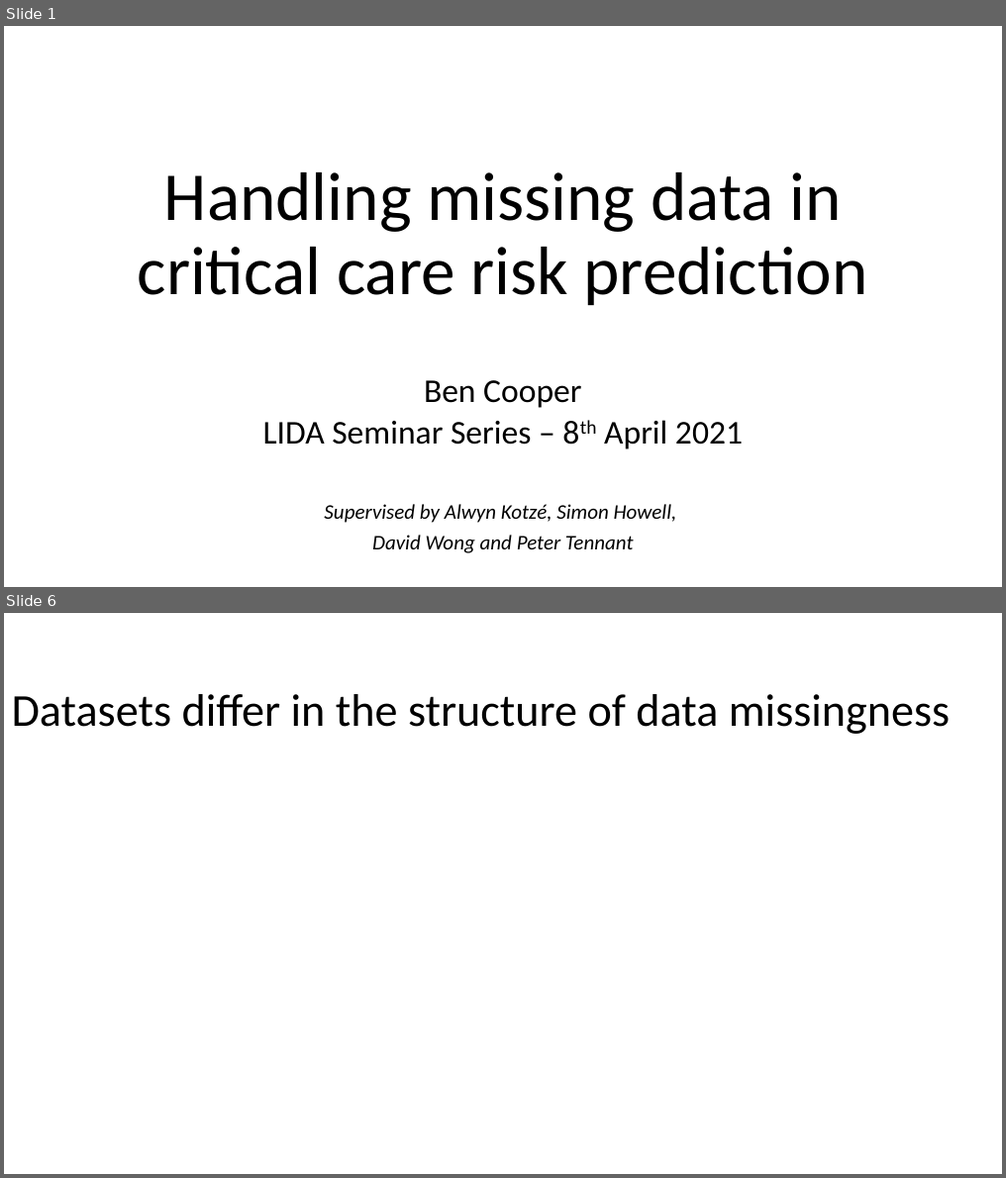
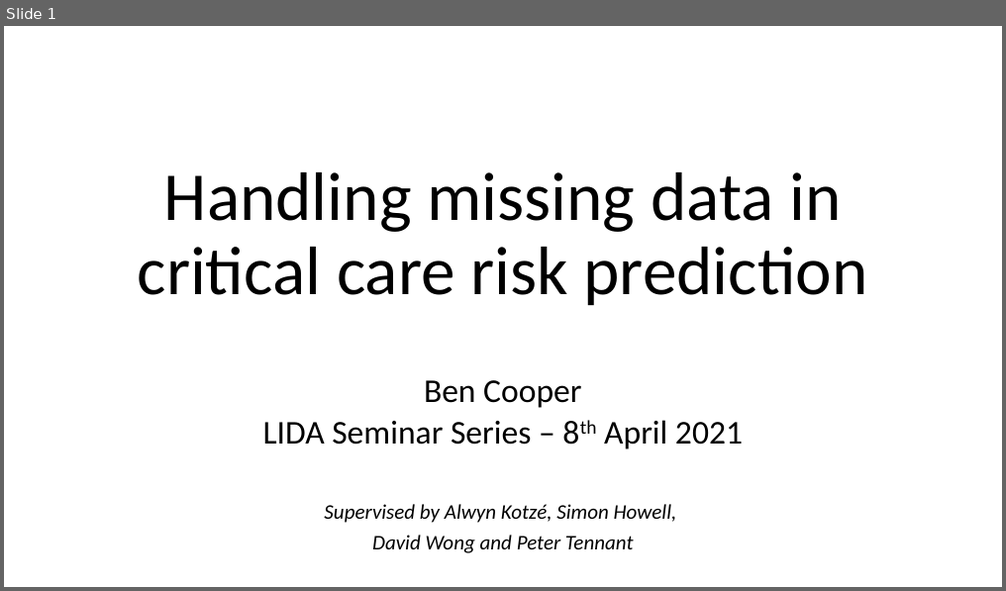
Before and after one commit to btcooper22/MIMIC_ICU, a slide deck: writeup/seminar_2021_04_08.pptx. Shown one above the other, each under a label of ours: slides 1 and 6 before the commit, slide 1 after it; the slides between them are not shown. The pictures are 1006x1178 and 1006x591 pixels, drawn with LibreOffice and Linux fonts; fonts in the diff are those of the drawing; background and template pictures are left out. Boxes give left, top, right and bottom in pixels: in the first picture for what was removed or moved away, otherwise in the second. Text is boxed around its words. In the diff, an @@ line names an element or a change of style, - is before the commit and + after.

```diff
--- a/writeup/seminar_2021_04_08.pptx
+++ b/writeup/seminar_2021_04_08.pptx
@@ slide 6 removed at (x1=4, y1=613, x2=1002, y2=1174), background picture (left out) @@
@@ title removed at (x1=12, y1=694, x2=949, y2=734) @@
-Datasets differ in the structure of data missingness
```
Also in this commit, not shown: 6 slides changed, 2 slides added, 1 other slide removed, 42 other files.
